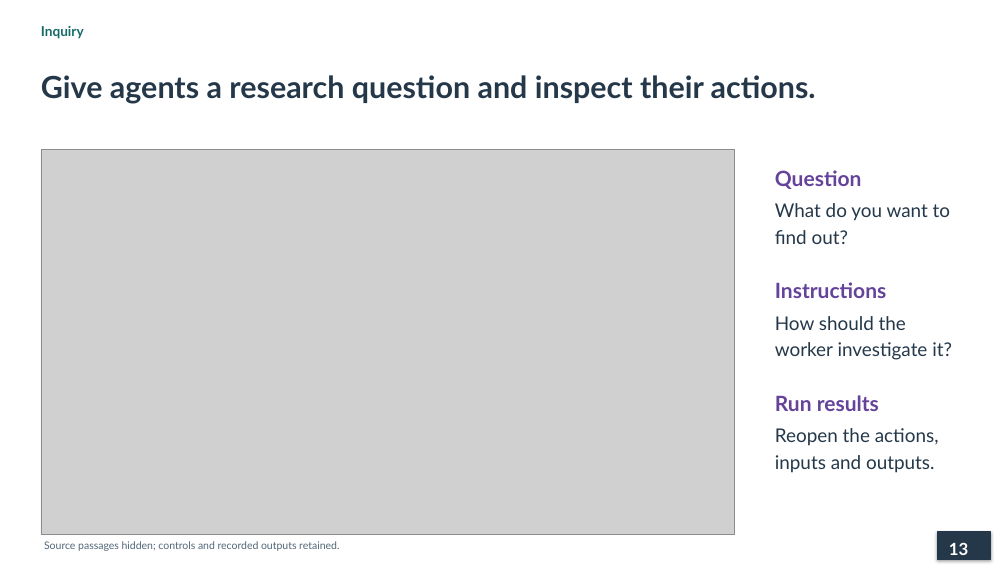
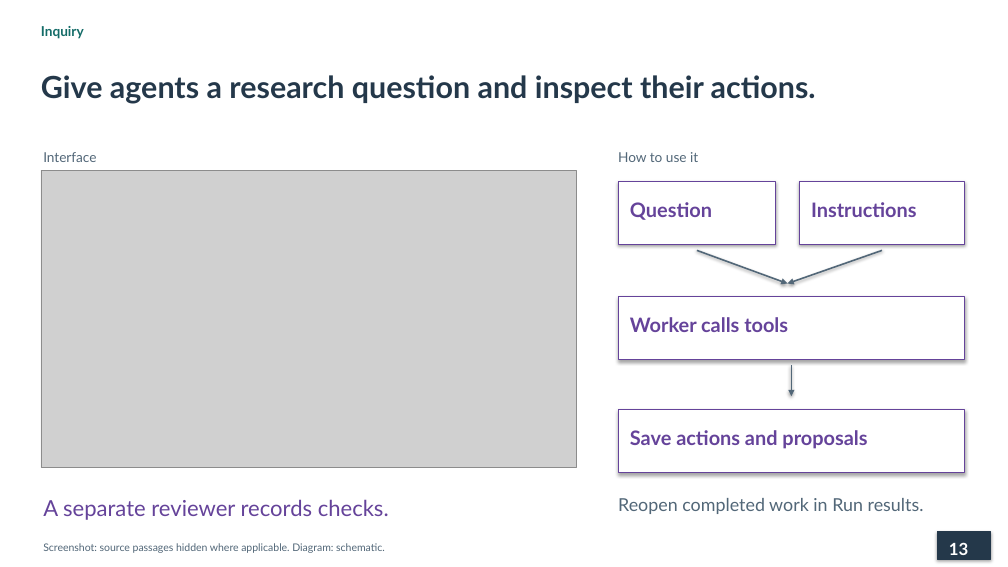
Before and after one commit to lopentu/cohort, a slide deck: slide 13 of docs/presentation/cohort-pnc-2026.pptx. Drawn at 1008x567 pixels with LibreOffice and Linux fonts; fonts in the diff are those of the drawing; grey boxes stand for pictures. Boxes give left, top, right and bottom in pixels: in the first picture for what was removed or moved away, otherwise in the second. Text is boxed around its words. In the diff, an @@ line names an element or a change of style, - is before the commit and + after.

Commit message:
Add visually checked workflow diagrams to each tab slide

```diff
--- a/docs/presentation/cohort-pnc-2026.pptx
+++ b/docs/presentation/cohort-pnc-2026.pptx
@@ picture resized from (x1=41, y1=150, x2=734, y2=535) to (x1=41, y1=170, x2=576, y2=468) @@
@@ text added at (x1=43, y1=152, x2=96, y2=162), 13 pt, text #526778 @@
+Interface
@@ text added at (x1=618, y1=152, x2=698, y2=162), 13 pt, text #526778 @@
+How to use it
@@ rectangle added at (x1=619, y1=181, x2=776, y2=244), fill #FFFFFF, outline #65439A 1 pt @@
@@ text "Question" at (x1=630, y1=202, x2=712, y2=220): size 20 to 19 pt @@
@@ text "Question" moved from (x1=775, y1=170, x2=862, y2=189) to (x1=630, y1=202, x2=712, y2=220) @@
@@ text removed at (x1=775, y1=203, x2=950, y2=244) @@
-What do you want to find out?
@@ rectangle added at (x1=799, y1=181, x2=965, y2=244), fill #FFFFFF, outline #65439A 1 pt @@
@@ text "Instructions" moved from (x1=775, y1=282, x2=887, y2=298) to (x1=811, y1=202, x2=917, y2=217) @@
@@ text "Instructions" at (x1=811, y1=202, x2=917, y2=217): size 20 to 19 pt @@
@@ arrow added from (697, 250) to (788, 284), #526778 1.5 pt @@
@@ arrow added from (882, 250) to (788, 284), #526778 1.5 pt @@
@@ rectangle added at (x1=619, y1=297, x2=965, y2=360), fill #FFFFFF, outline #65439A 1 pt @@
@@ text added at (x1=630, y1=317, x2=788, y2=332), 19 pt, text #65439A, bold @@
+Worker calls tools
@@ text removed at (x1=775, y1=316, x2=952, y2=360) @@
-How should the worker investigate it?
@@ arrow added from (792, 365) to (792, 396), #526778 1.5 pt @@
@@ rectangle added at (x1=619, y1=410, x2=965, y2=473), fill #FFFFFF, outline #65439A 1 pt @@
@@ text removed at (x1=775, y1=395, x2=879, y2=411) @@
-Run results
@@ text added at (x1=630, y1=430, x2=867, y2=449), 19 pt, text #65439A, bold @@
+Save actions and proposals
@@ text removed at (x1=775, y1=428, x2=939, y2=473) @@
-Reopen the actions, inputs and outputs.
@@ text added at (x1=43, y1=499, x2=389, y2=520), 21 pt, text #65439A @@
+A separate reviewer records checks.
@@ text added at (x1=618, y1=498, x2=924, y2=514), 17 pt, text #526778 @@
+Reopen completed work in Run results.
@@ text at (x1=43, y1=543, x2=385, y2=553): text changed @@
-Source passages hidden; controls and recorded outputs retained.
+Screenshot: source passages hidden where applicable. Diagram: schematic.
```
Also in this commit, not shown: 4 slides added, 4 slides removed, 3 other files.
